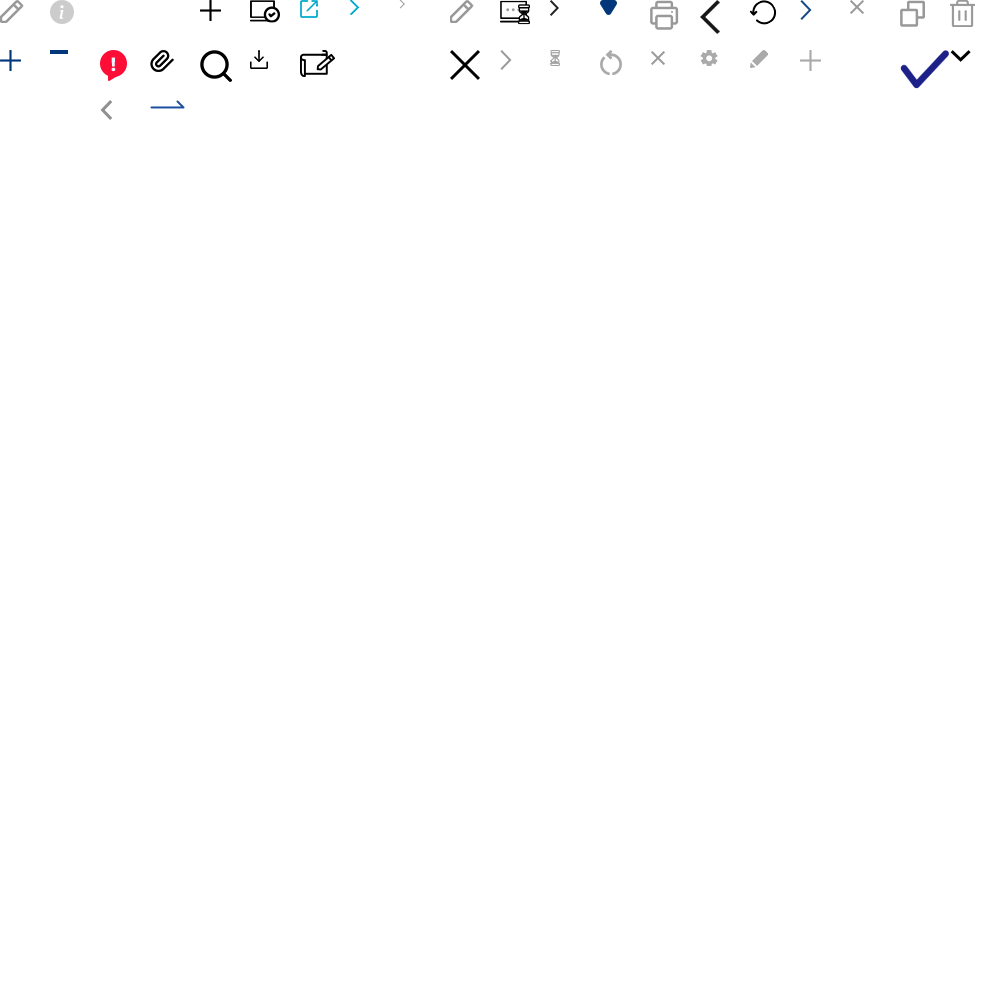
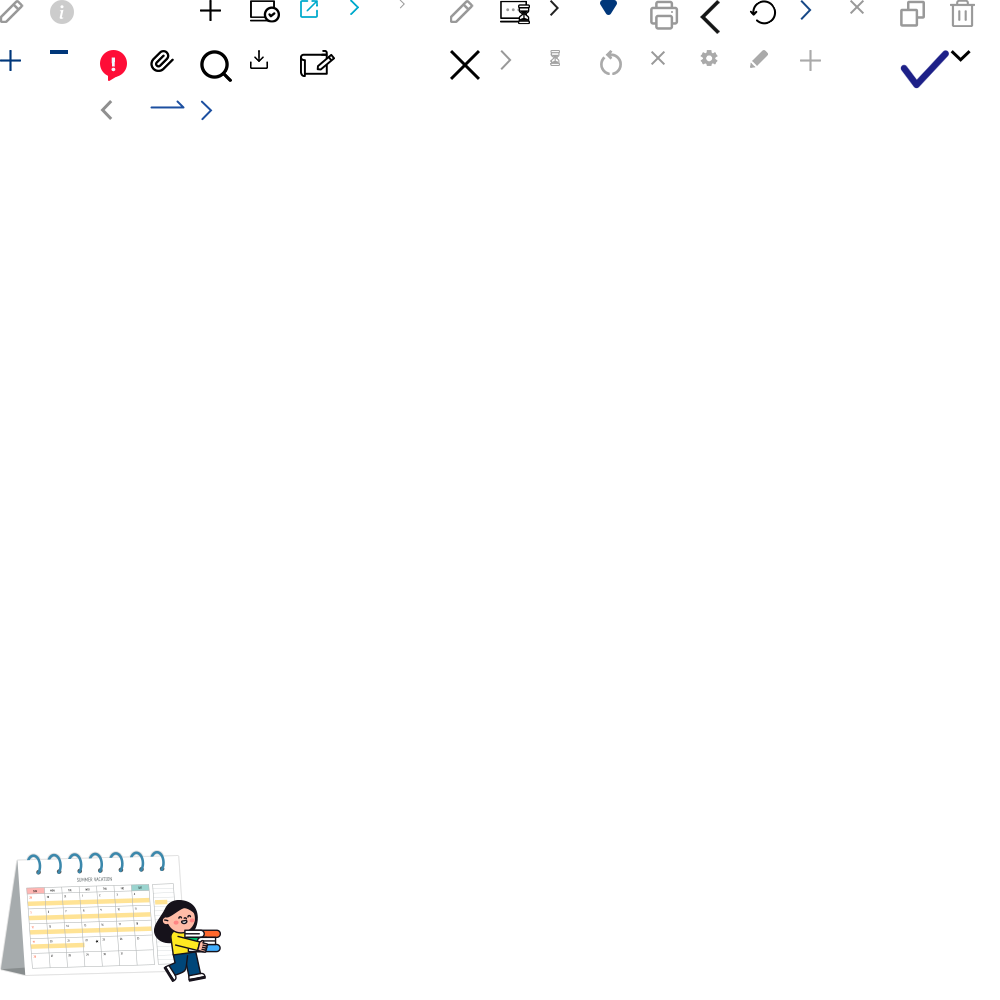
Layered file, before and after one edit (1000x1000). Changes by layer:
added group "Big" with 1 layers above "그룹 3" over [0, 850, 221, 982]
added layer "레이어 83" in group "Big" over [0, 850, 221, 982]
added layer "레이어 84" in group "그룹 3" over [200, 100, 213, 121]
